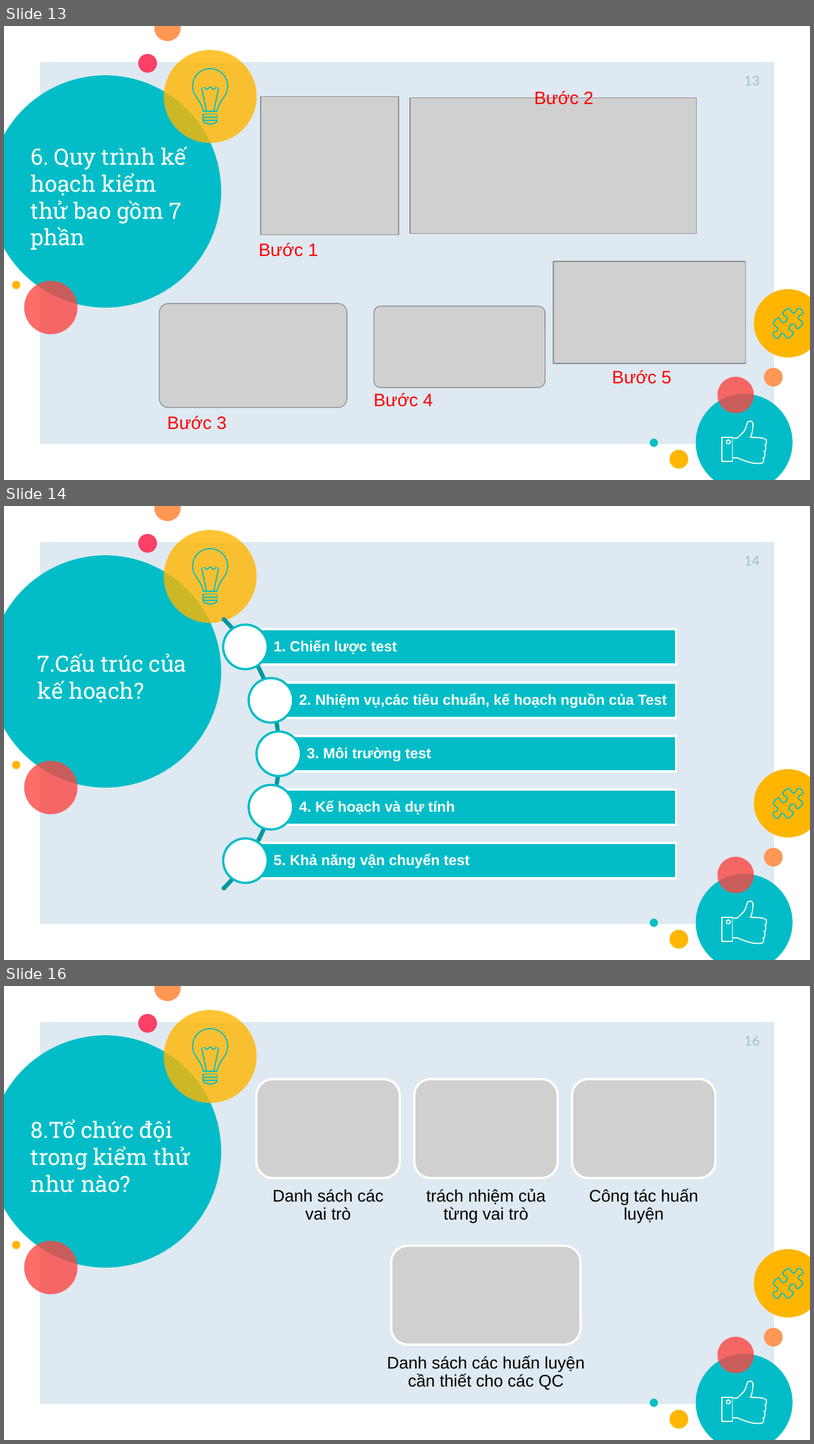
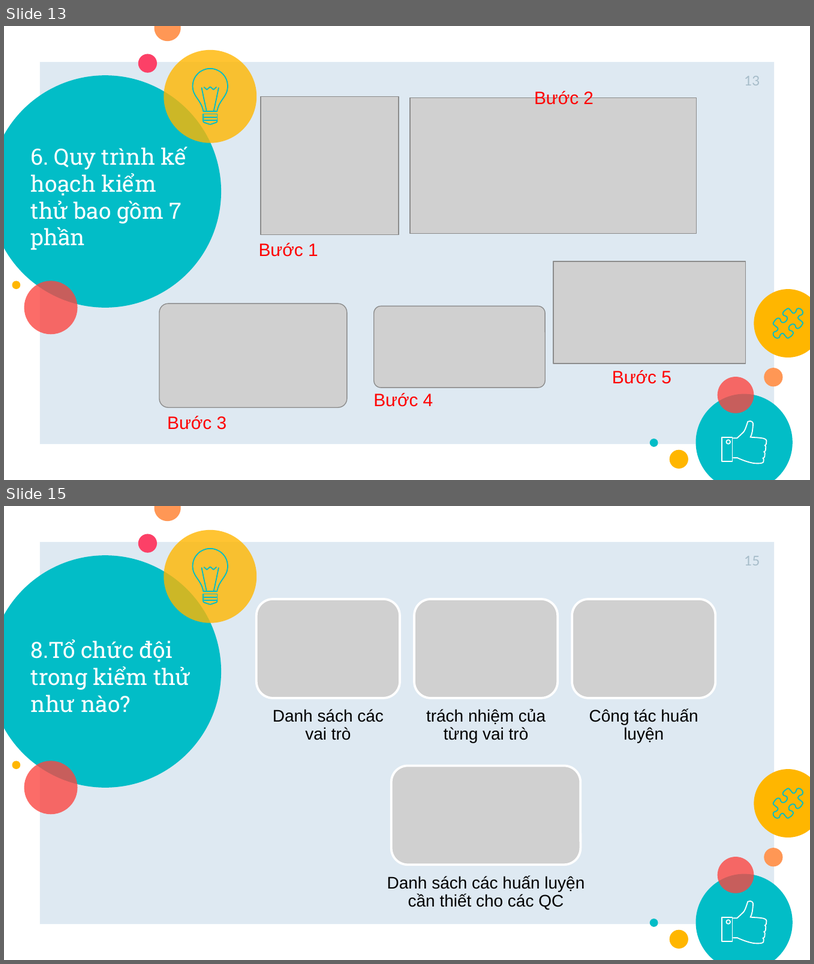
Before and after one commit to ngocvghy2000/AssignmentSOF303, a slide deck: thuyết trình ngay 23-4-2020/slide 22-4-20.pptx. Shown one above the other, each under a label of ours: slides 13, 14 and 16 before the commit, slides 13 and 15 after it; the slides between them are not shown. The pictures are 814x1444 and 814x964 pixels, drawn with LibreOffice and Linux fonts; fonts in the diff are those of the drawing; grey boxes stand for pictures. Boxes give left, top, right and bottom in pixels: in the first picture for what was removed or moved away, otherwise in the second. Text is boxed around its words. In the diff, an @@ line names an element or a change of style, - is before the commit and + after.

```diff
--- a/thuyết trình ngay 23-4-2020/slide 22-4-20.pptx
+++ b/thuyết trình ngay 23-4-2020/slide 22-4-20.pptx
@@ slide 14 removed at [4,506,810,960], background #FFFFFF; not listed: 24 template elements that a slide beside it also shows @@
@@ page number removed at [744,556,760,565] @@
-14
@@ title removed at [38,653,187,702] @@
-7.Cấu trúc của kế hoạch?
@@ group removed at [4,562,677,945]: 5 rectangles, 5 texts, 5 ellipses, 1 arch (boxed as its full ring) @@
-1. Chiến lược test
-2. Nhiệm vụ,các tiêu chuẩn, kế hoạch nguồn của Test
-3. Môi trường test
-4. Kế hoạch và dự tính
-5. Khả năng vận chuyển test
@@ what was slide 16 is now slide 15 @@
@@ page number at [744,556,760,565]: text changed @@
-16
+15
```
Also in this commit, not shown: 2 slides changed.
